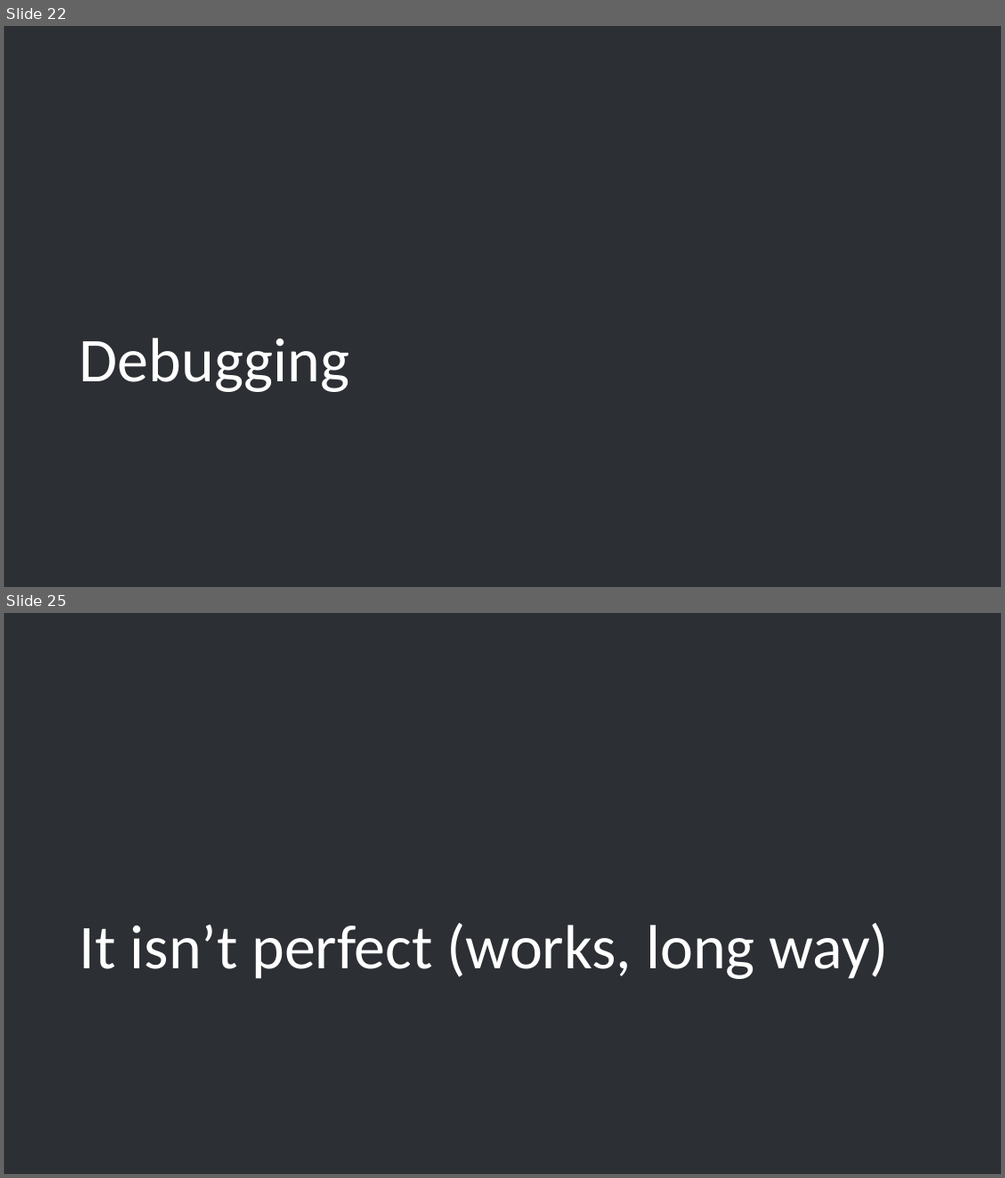
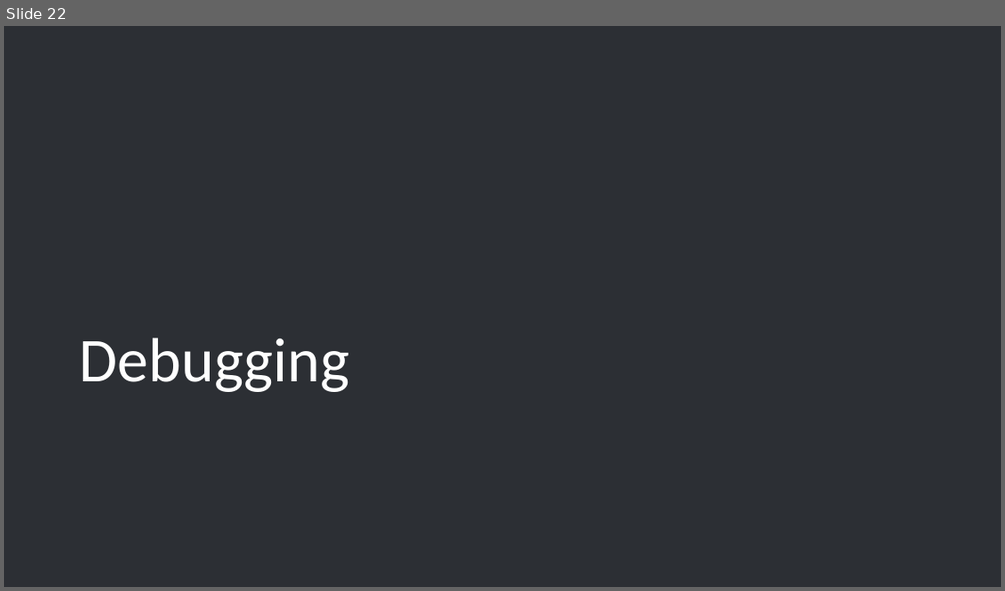
Before and after one commit to trivalleycoders-org/event-doc-and-admin, a slide deck: doc/project-presentations/project-intro-contrib.pptx. Shown one above the other, each under a label of ours: slides 22 and 25 before the commit, slide 22 after it; the slides between them are not shown. The pictures are 1005x1178 and 1005x591 pixels, drawn with LibreOffice and Linux fonts; fonts in the diff are those of the drawing; background and template pictures are left out. Boxes give left, top, right and bottom in pixels: in the first picture for what was removed or moved away, otherwise in the second. Text is boxed around its words. In the diff, an @@ line names an element or a change of style, - is before the commit and + after.

```diff
--- a/doc/project-presentations/project-intro-contrib.pptx
+++ b/doc/project-presentations/project-intro-contrib.pptx
@@ slide 25 removed at <box>4,613,1001,1174</box>, background #2C2F34 @@
@@ title removed at <box>80,923,889,979</box> @@
-It isn’t perfect (works, long way)
```
Also in this commit, not shown: 5 slides changed, 3 other slides removed, 26 other files.
